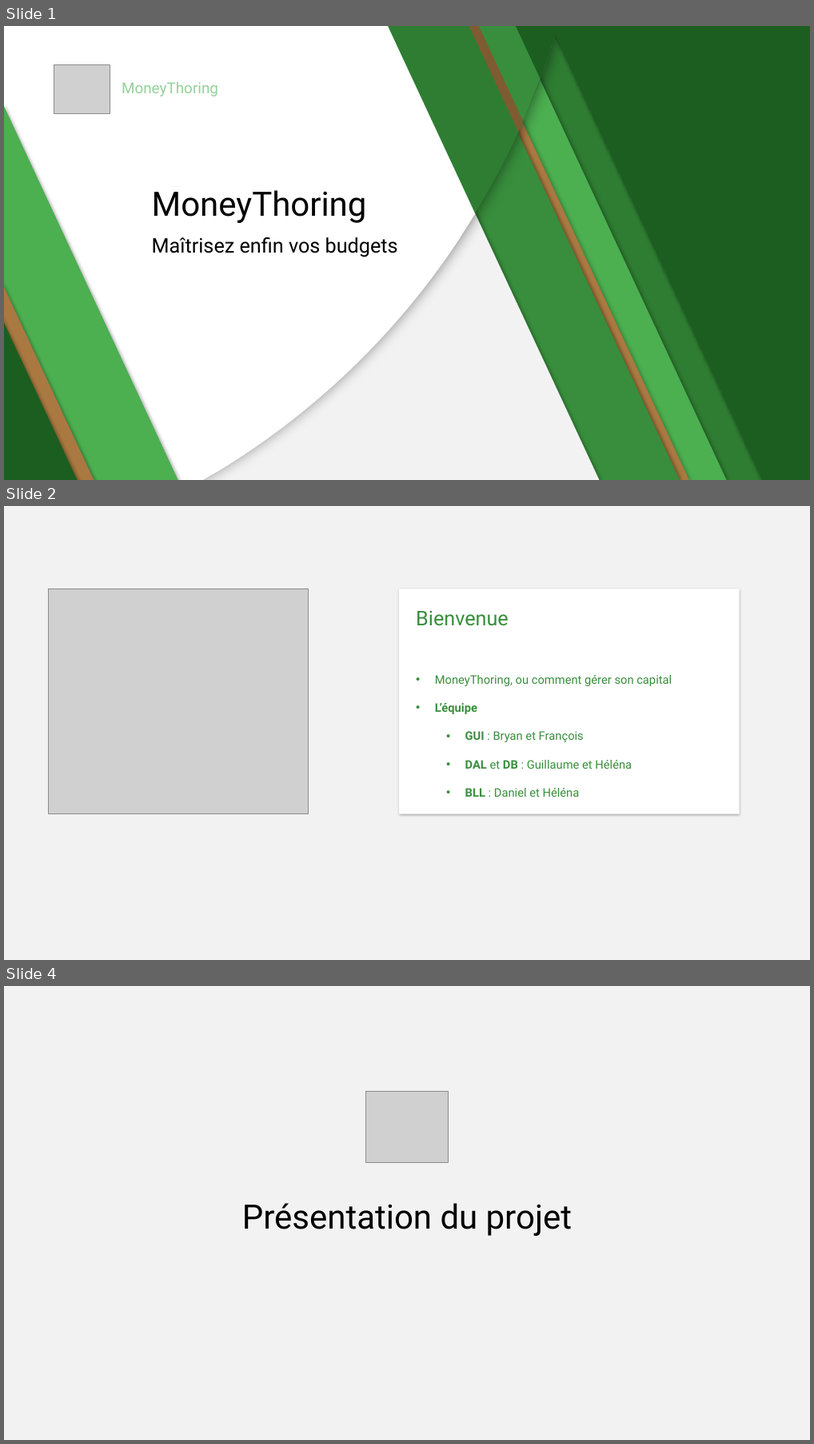
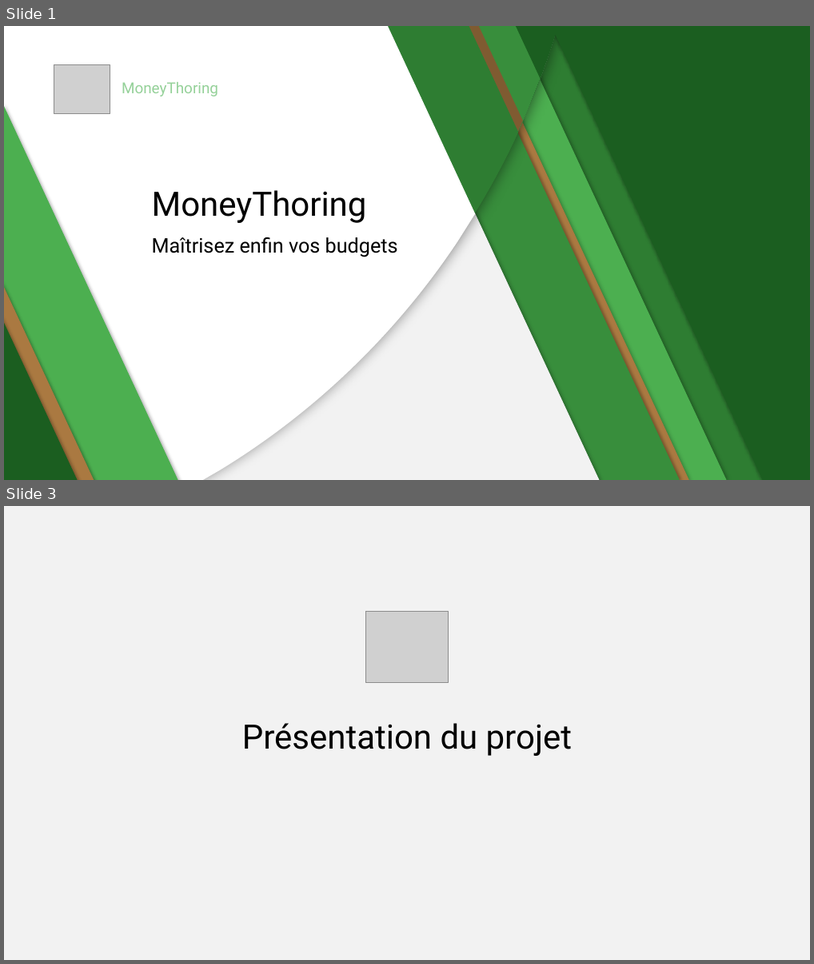
Before and after one commit to Angorance/HEIGVD_MoneyThoring, a slide deck: MoneyThoring_pres.pptx. Shown one above the other, each under a label of ours: slides 1, 2 and 4 before the commit, slides 1 and 3 after it; the slides between them are not shown. The pictures are 814x1444 and 814x964 pixels, drawn with LibreOffice and Linux fonts; fonts in the diff are those of the drawing; grey boxes stand for pictures. Boxes give left, top, right and bottom in pixels: in the first picture for what was removed or moved away, otherwise in the second. Text is boxed around its words. In the diff, an @@ line names an element or a change of style, - is before the commit and + after.

```diff
--- a/MoneyThoring_pres.pptx
+++ b/MoneyThoring_pres.pptx
@@ slide 2 removed at (4,506,810,960), background #F2F2F2 @@
@@ picture removed at (48,589,308,814) @@
@@ rectangle removed at (400,589,740,814) @@
-Bienvenue
-• MoneyThoring, ou comment gérer son capital
-• L’équipe
-  • GUI : Bryan et François
-  • DAL et DB : Guillaume et Héléna
-  • BLL : Daniel et Héléna
@@ what was slide 4 is now slide 3 @@
```
Also in this commit, not shown: 3 slides changed.
